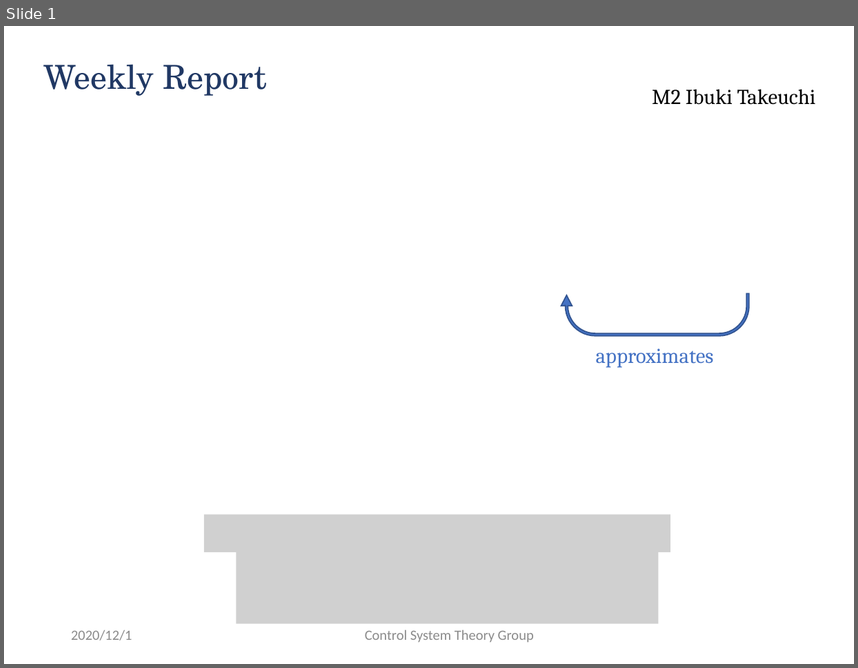
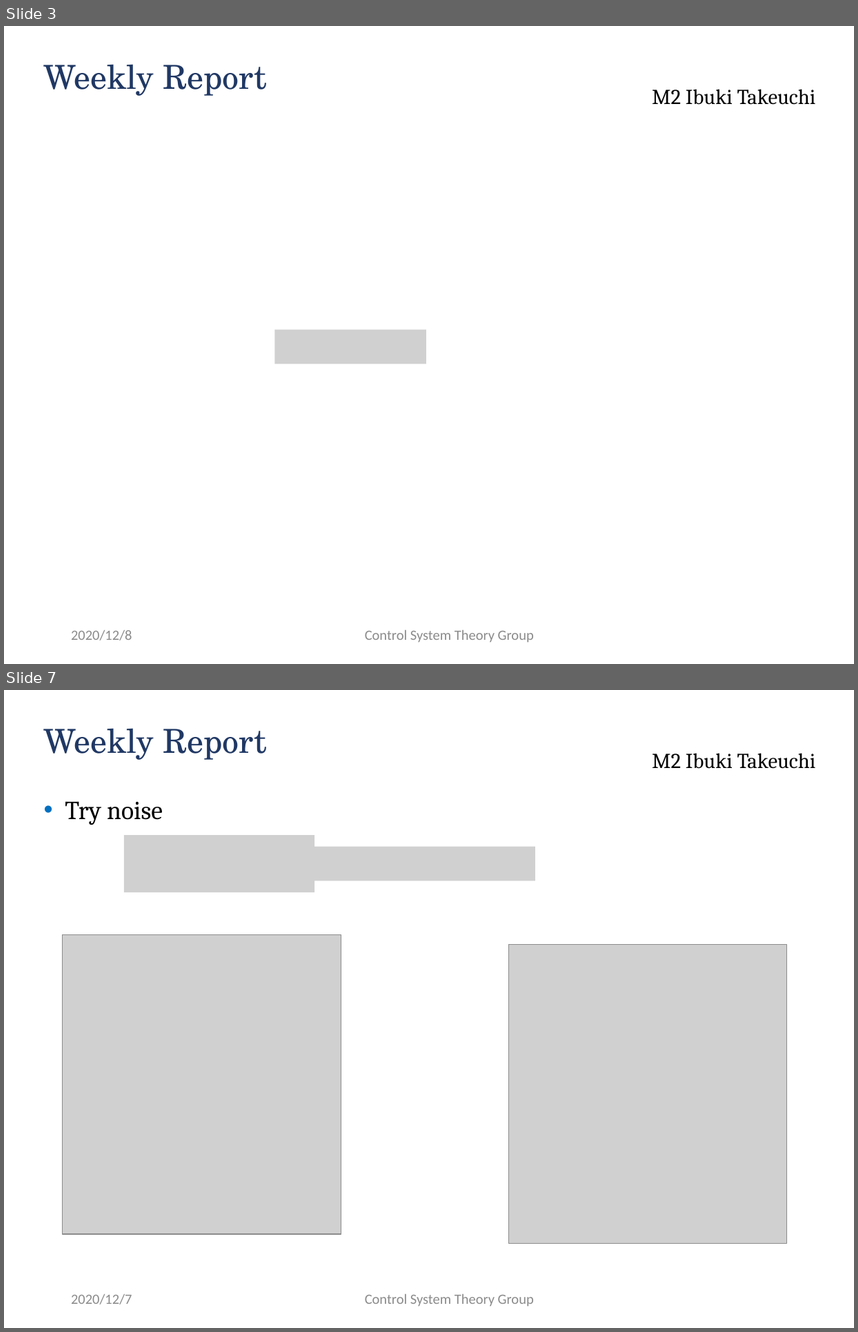
Before and after one commit to ibuki1024/weekly_report, a slide deck: report.pptx. Shown one above the other, each under a label of ours: slide 1 before the commit, slides 3 and 7 after it; the slides between them are not shown. The pictures are 858x668 and 858x1332 pixels, drawn with LibreOffice and Linux fonts; fonts in the diff are those of the drawing; grey boxes stand for pictures; background and template pictures are left out. Boxes give left, top, right and bottom in pixels: in the first picture for what was removed or moved away, otherwise in the second. Text is boxed around its words. In the diff, an @@ line names an element or a change of style, - is before the commit and + after.

```diff
--- a/report.pptx
+++ b/report.pptx
@@ slide 7 added at bbox=[4, 690, 854, 1328], background #FFFFFF; not listed: 1 template element that a slide beside it also shows @@
@@ title added at bbox=[44, 728, 267, 760], 28 pt, text #203864 @@
+Weekly Report
@@ text added at bbox=[65, 801, 163, 825], 22 pt, text #000000 @@
+• Try noise
@@ picture added at bbox=[124, 836, 314, 892] @@
@@ picture added at bbox=[303, 847, 535, 880] @@
@@ picture added at bbox=[63, 935, 341, 1234] @@
@@ picture added at bbox=[509, 944, 787, 1243] @@
@@ text added at bbox=[71, 1294, 132, 1304], 12 pt, text #8C8C8C @@
+2020/12/7
@@ text added at bbox=[365, 1294, 534, 1305], 12 pt, text #8C8C8C @@
+Control System Theory Group
@@ what was slide 1 is now slide 3 @@
@@ slide 3 changed as well @@
@@ uturn arrow removed at bbox=[561, 293, 749, 335] @@
@@ picture added at bbox=[275, 330, 426, 363] @@
@@ text removed at bbox=[596, 348, 714, 368] @@
-approximates
@@ picture removed at bbox=[204, 514, 671, 551] @@
@@ picture removed at bbox=[236, 545, 659, 624] @@
@@ text at bbox=[71, 630, 132, 640]: text changed @@
-2020/12/1
+2020/12/8
```
Also in this commit, not shown: 3 other slides changed, 2 other slides added, 2 slides removed, 1 other file.
